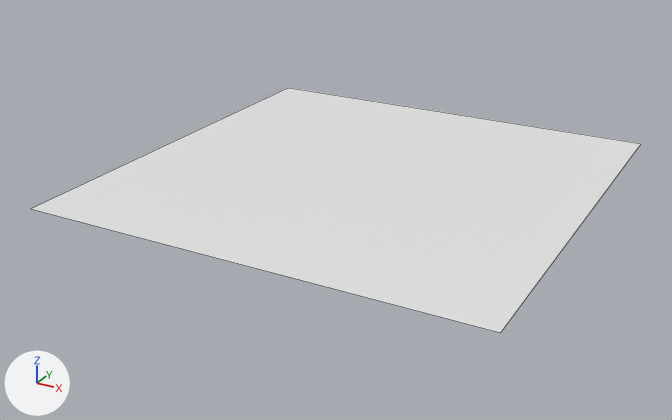
Before and after pictures for a commit that changed the Blender file src/assets/Days/1/Day1_003.blend.
Before and after are seen from a 50 mm camera at (3.53, -6.91, 3.04) aimed at (-0.11, -0.29, -0.27). Every picture has the same lights, and +X, +Y and +Z are marked at lower left. The first picture is the older version. Mesh edges are drawn as thin lines.
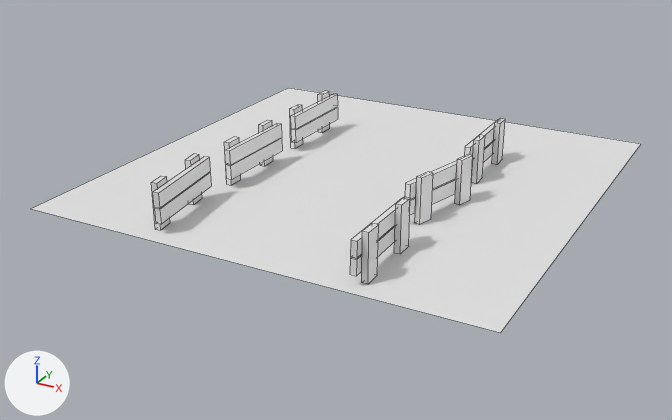
Where the change shows, as pixel boxes (x1, y1, x2, y2) in the pictures (672 x 420 px):
'Cube.005', added: after (350, 197, 410, 284)
'Cube.004', added: after (405, 155, 473, 225)
'Cube', added: after (151, 154, 211, 230)
'Cube.001', added: after (224, 120, 282, 185)
'Cube.002', added: after (290, 91, 338, 148)
'Cube.003', added: after (464, 118, 505, 184)

Edits to the bpy script that builds the scene:
```text
Add me_cube_009:
    me_cube_009.from_pydata(...)  # 32 vertices, 24 faces; spans x -0.415..0.412, y -0.078..0.024, z 0.004..0.395
Add ob_cube_005:
    ob_cube_005 = bpy.data.objects.new('Cube.005', me_cube_009)
    ob_cube_005.location = (0.969, -1.508, 0.0)
    ob_cube_005.rotation_euler = (0.0, 0.0, 4.719)  # degrees (0, 0, 270)
Add ob_cube_004:
    ob_cube_004 = bpy.data.objects.new('Cube.004', me_cube_009.copy())
    ob_cube_004.location = (0.963, -0.443, 0.0)
    ob_cube_004.rotation_euler = (0.0, 0.0, 4.466)  # degrees (0, 0, 256)
Add ob_cube_003:
    ob_cube_003 = bpy.data.objects.new('Cube.003', me_cube_009.copy())
    ob_cube_003.location = (0.956, 0.587, 0.0)
    ob_cube_003.rotation_euler = (0.0, 0.0, 4.719)  # degrees (0, 0, 270)
Add ob_cube_002:
    ob_cube_002 = bpy.data.objects.new('Cube.002', me_cube_009.copy())
    ob_cube_002.location = (-0.883, 0.599, 0.0)
    ob_cube_002.rotation_euler = (0.0, 0.0, 1.571)  # degrees (0, 0, 90)
Add ob_cube_001:
    ob_cube_001 = bpy.data.objects.new('Cube.001', me_cube_009.copy())
    ob_cube_001.location = (-0.883, -0.467, 0.0)
    ob_cube_001.rotation_euler = (0.0, 0.0, 1.571)  # degrees (0, 0, 90)
Add ob_cube:
    ob_cube = bpy.data.objects.new('Cube', me_cube_009.copy())
    ob_cube.location = (-0.883, -1.496, 0.0)
    ob_cube.rotation_euler = (0.0, 0.0, 1.717)  # degrees (0, 0, 98)
```
